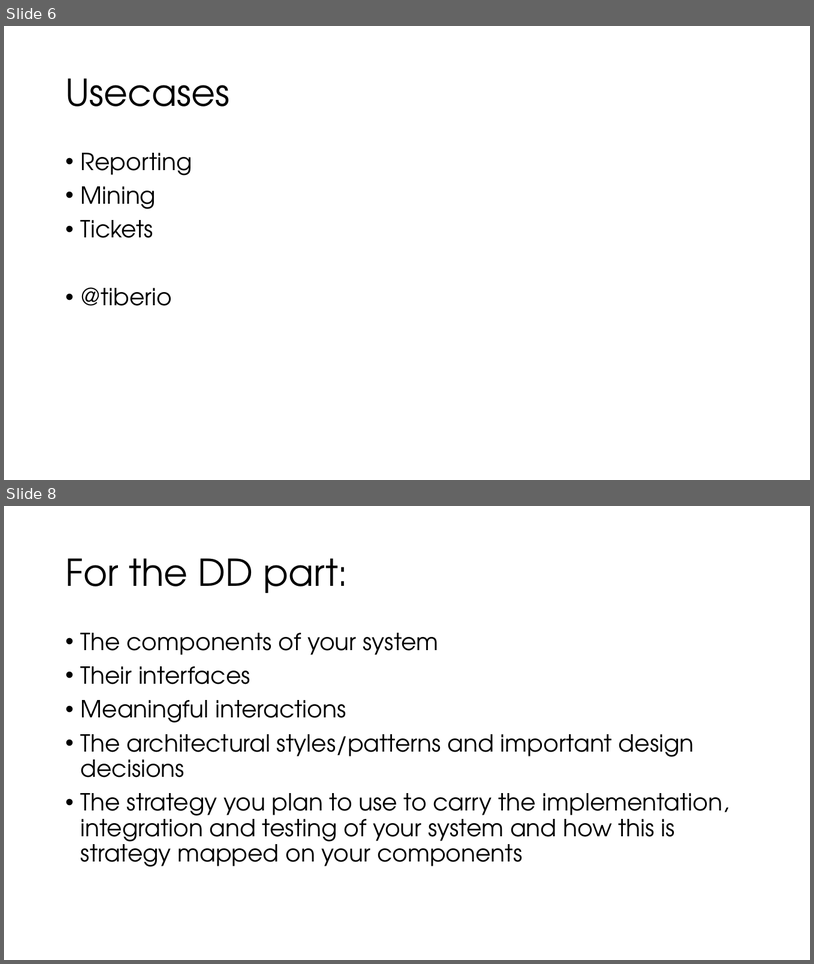
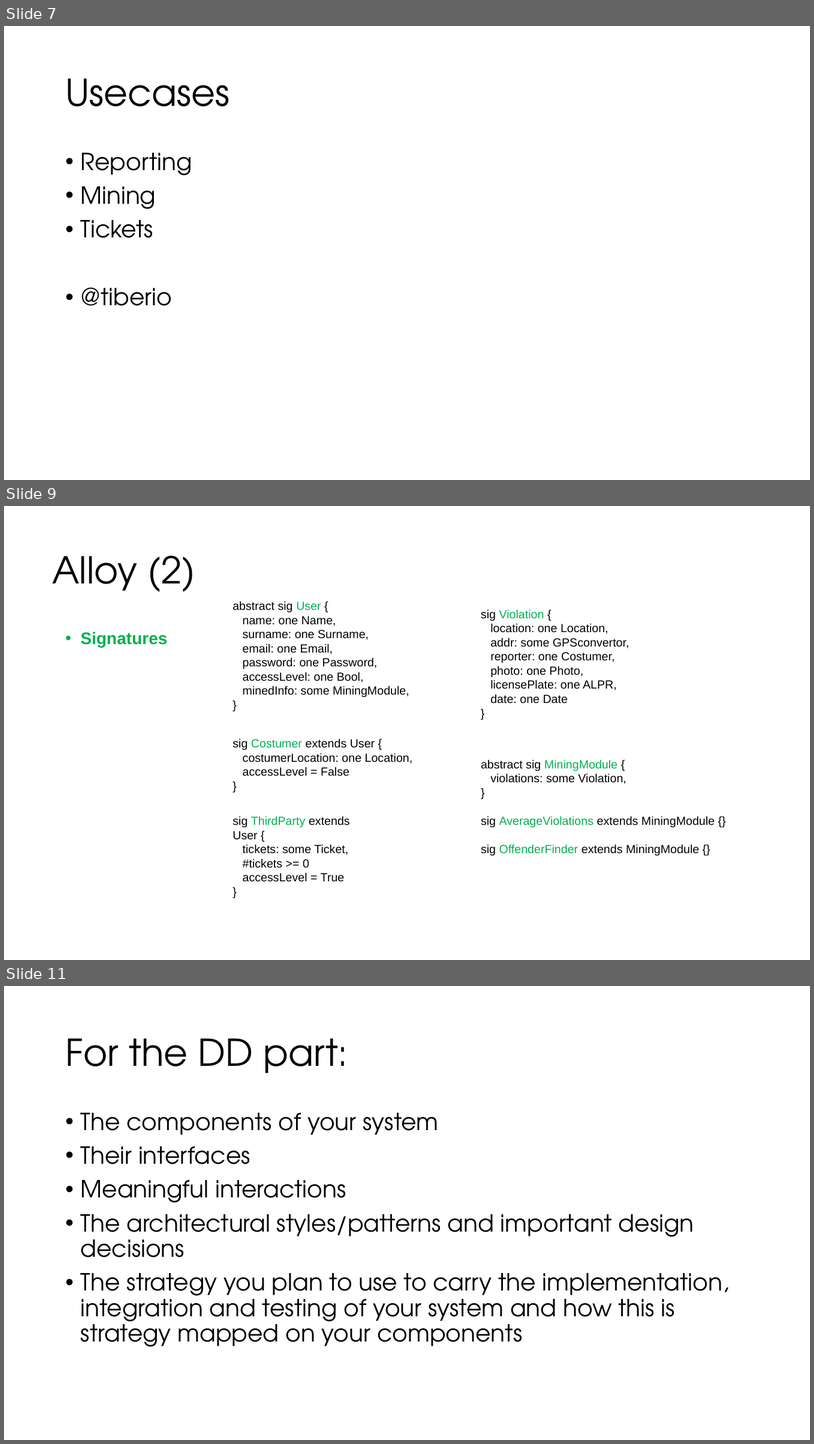
Before and after one commit to TiberioG/SoftwareEngineering2Polimi, a slide deck: Presentation1.pptx. Shown one above the other, each under a label of ours: slides 6 and 8 before the commit, slides 7, 9 and 11 after it; the slides between them are not shown. The pictures are 814x964 and 814x1444 pixels, drawn with LibreOffice and Linux fonts; fonts in the diff are those of the drawing. Boxes give left, top, right and bottom in pixels: in the first picture for what was removed or moved away, otherwise in the second. Text is boxed around its words. In the diff, an @@ line names an element or a change of style, - is before the commit and + after.

```diff
--- a/Presentation1.pptx
+++ b/Presentation1.pptx
@@ slide 9 added at (x1=4, y1=506, x2=810, y2=960), background #FFFFFF @@
@@ title added at (x1=52, y1=555, x2=195, y2=592), 44 pt, text #000000 @@
+Alloy (2)
@@ text added at (x1=233, y1=601, x2=410, y2=697), 14 pt, text #000000 @@
+abstract sig User {
+name: one Name,
+surname: one Surname,
+email: one Email,
+password: one Password,
+accessLevel: one Bool,
+minedInfo: some MiningModule,
+}
@@ text added at (x1=481, y1=609, x2=630, y2=703), 14 pt, text #000000 @@
+sig Violation {
+location: one Location,
+addr: some GPSconvertor,
+reporter: one Costumer,
+photo: one Photo,
+licensePlate: one ALPR,
+date: one Date
+}
@@ text added at (x1=81, y1=631, x2=168, y2=647), 20 pt, text #00B050, bold @@
+• Signatures
@@ text added at (x1=233, y1=738, x2=413, y2=776), 14 pt, text #000000 @@
+sig Costumer extends User {
+costumerLocation: one Location,
+accessLevel = False
+}
@@ text added at (x1=481, y1=759, x2=715, y2=855), 14 pt, text #000000 @@
+abstract sig MiningModule {
+violations: some Violation,
+}
+sig AverageViolations extends MiningModule {}
+sig OffenderFinder extends MiningModule {}
@@ text added at (x1=233, y1=816, x2=350, y2=882), 14 pt, text #000000 @@
+sig ThirdParty extends User {
+tickets: some Ticket,
+#tickets >= 0
+accessLevel = True
+}
@@ what was slide 6 is now slide 7 @@
@@ what was slide 8 is now slide 11 @@
```
Also in this commit, not shown: 1 slide changed, 4 other slides added, 2 slides removed.
